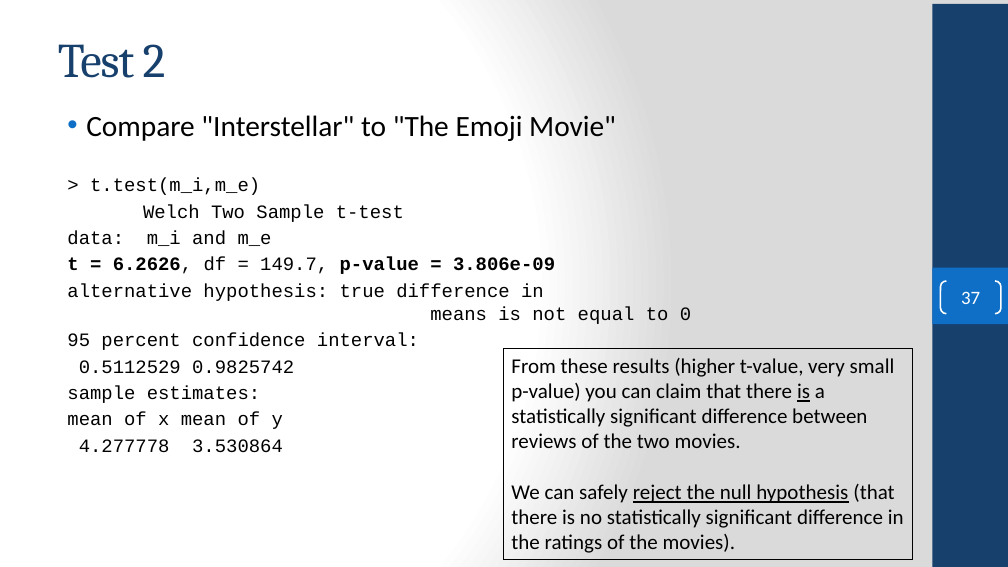
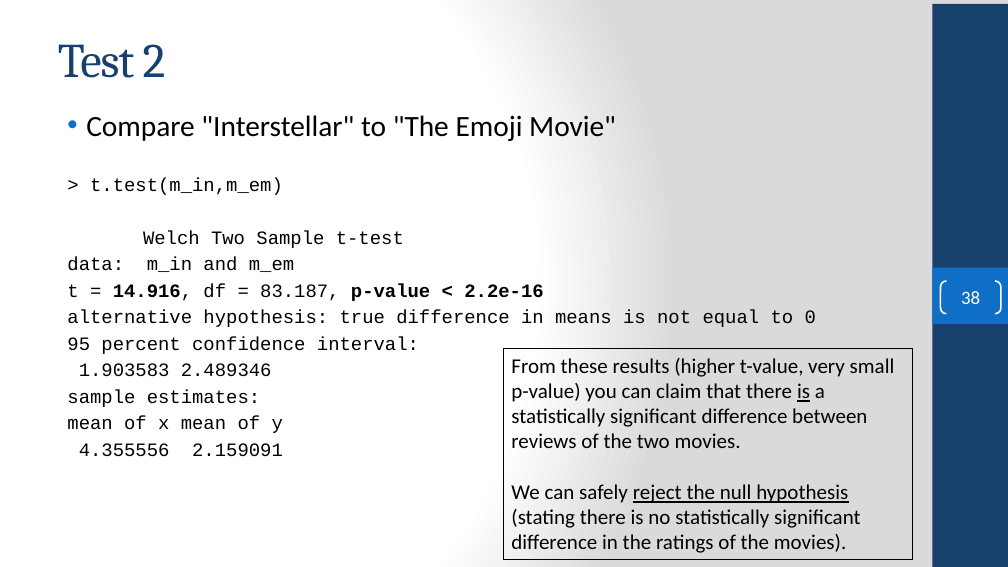
Before and after one commit to FSCJ-COP2073C/cop2073c-FullContent, a slide deck: slide 38 of slides/COP2073C-Module8.pptx (slide 37 before the commit). Drawn at 1008x567 pixels with LibreOffice and Linux fonts; fonts in the diff are those of the drawing; background and template pictures are left out. Boxes give left, top, right and bottom in pixels: in the first picture for what was removed or moved away, otherwise in the second. Text is boxed around its words. In the diff, an @@ line names an element or a change of style, - is before the commit and + after.

Commit message:
finished hypothesis testing

```diff
--- a/slides/COP2073C-Module8.pptx
+++ b/slides/COP2073C-Module8.pptx
@@ text at (90,178,283,195): text changed @@
-> t.test(m_i,m_e)
+> t.test(m_in,m_em)
@@ text at (67,257,543,301): text changed; bold off @@
-data: m_i and m_e
-t = 6.2626, df = 149.7, p-value = 3.806e-09
+data: m_in and m_em
+t = 14.916, df = 83.187, p-value < 2.2e-16
@@ page number at (961,291,980,304): text changed @@
-37
+38
@@ text at (79,363,272,377): text changed @@
-0.5112529 0.9825742
+1.903583 2.489346
@@ text at (79,443,283,457): text changed @@
-4.277778 3.530864
+4.355556 2.159091
@@ text in rectangle at (511,484,861,553): text changed @@
-We can safely reject the null hypothesis (that there is no statistically significant difference in the ratings of the movies).
+We can safely reject the null hypothesis (stating there is no statistically significant difference in the ratings of the movies).
```
Also in this commit, not shown: 10 other slides changed, 1 slide added, 5 other files.
